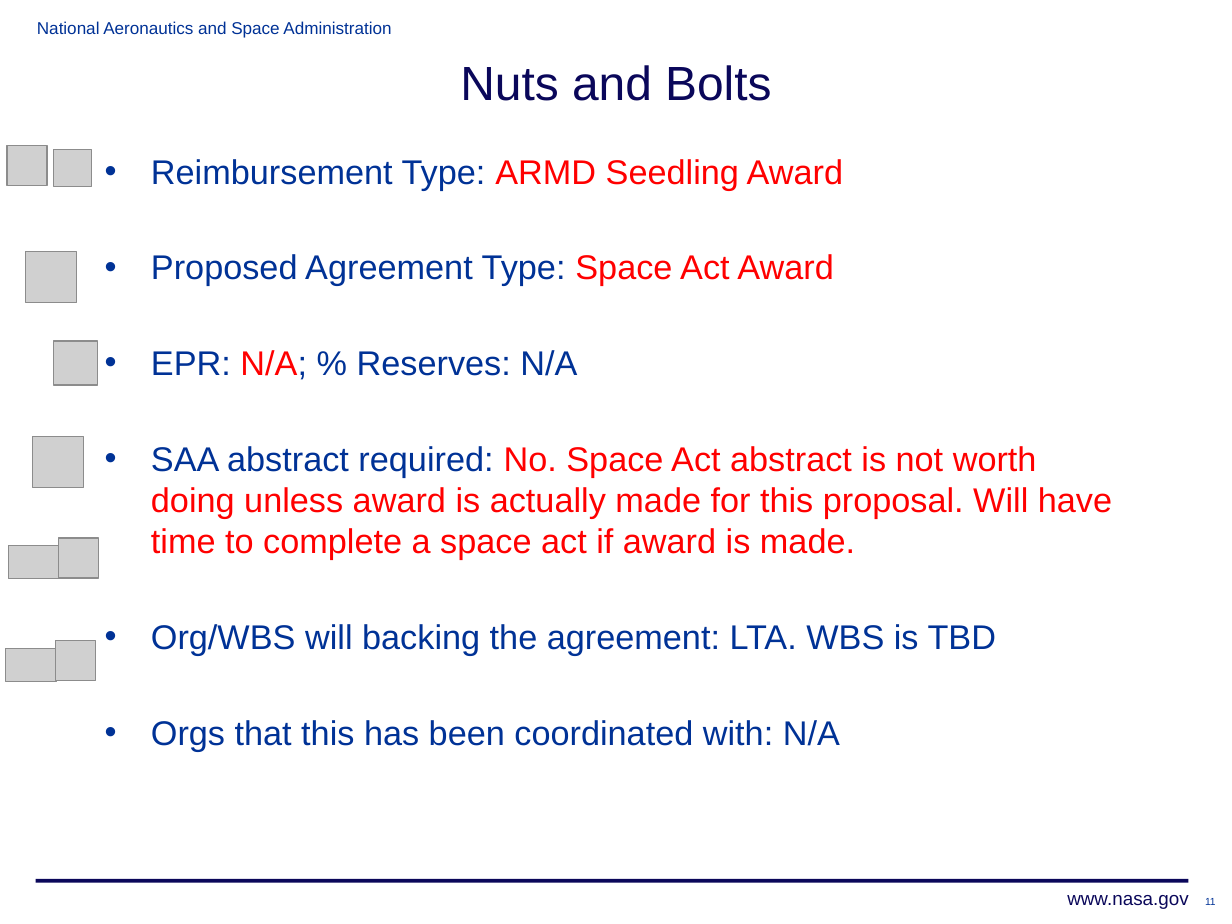
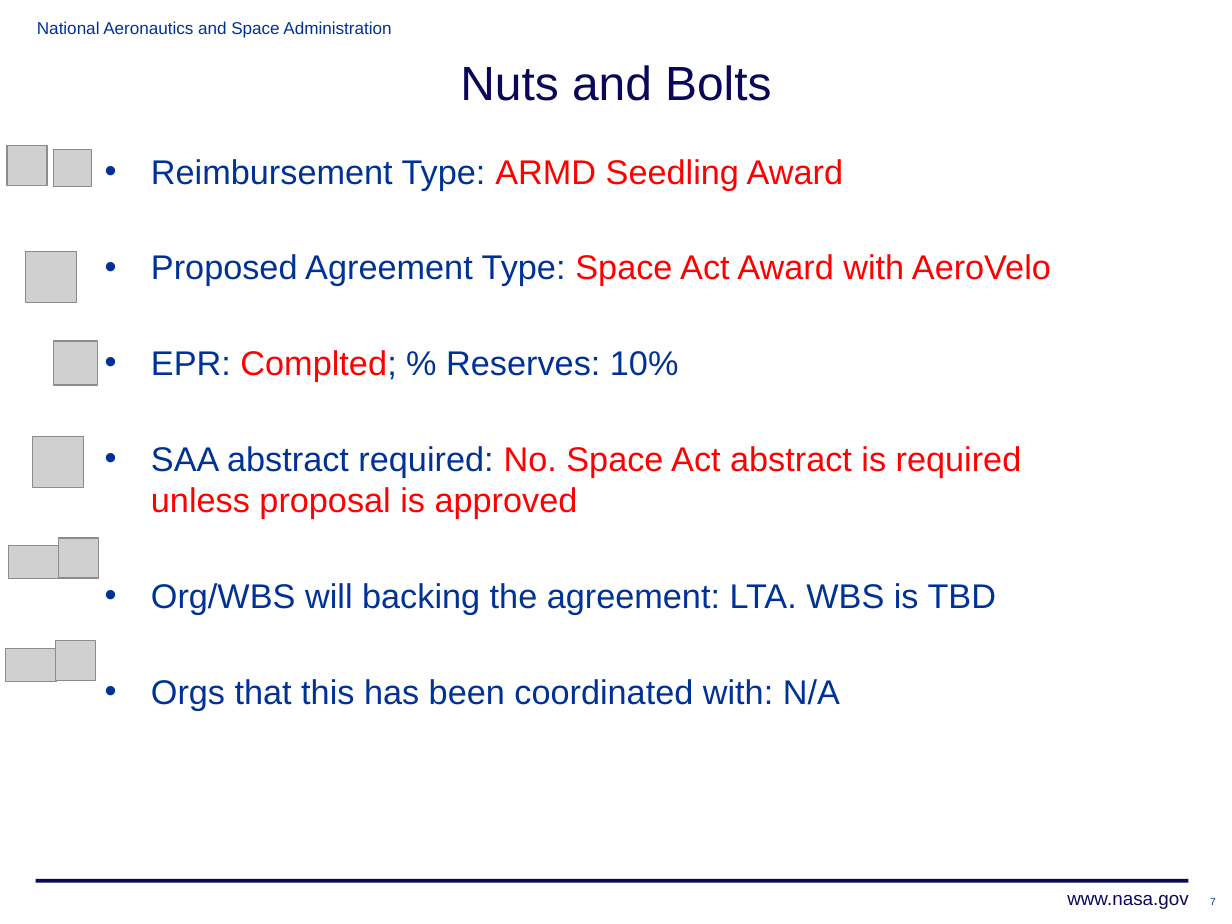
Before and after one commit to JustinSGray/Seedling2015, a slide deck: slide 7 of HPA_RRB_Presentation.pptx (slide 11 before the commit). Drawn at 1232x924 pixels with LibreOffice and Linux fonts; fonts in the diff are those of the drawing; grey boxes stand for pictures; background and template pictures are left out. Boxes give left, top, right and bottom in pixels: in the first picture for what was removed or moved away, otherwise in the second. Text is boxed around its words. In the diff, an @@ line names an element or a change of style, - is before the commit and + after.

```diff
--- a/HPA_RRB_Presentation.pptx
+++ b/HPA_RRB_Presentation.pptx
@@ text at [151,254,1051,519]: text changed @@
-• Proposed Agreement Type: Space Act Award
-• EPR: N/A; % Reserves: N/A
-• SAA abstract required: No. Space Act abstract is not worth doing unless award is actually made for this proposal. Will have time to complete a space act if award is made.
+• Proposed Agreement Type: Space Act Award with AeroVelo
+• EPR: Complted; % Reserves: 10%
+• SAA abstract required: No. Space Act abstract is required unless proposal is approved
@@ page number at [1210,898,1216,905]: text changed @@
-11
+7
```
Also in this commit, not shown: 2 other slides changed, 3 slides removed, 2 other files.
